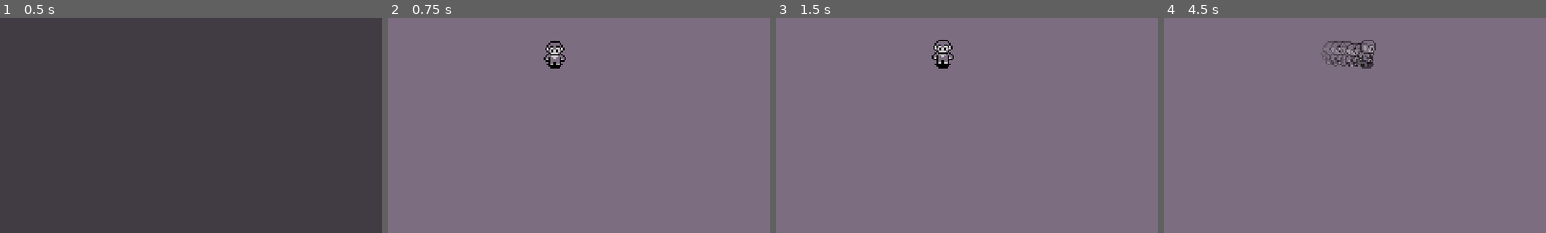
Above: before the commit, frames 1-4 (left to right).
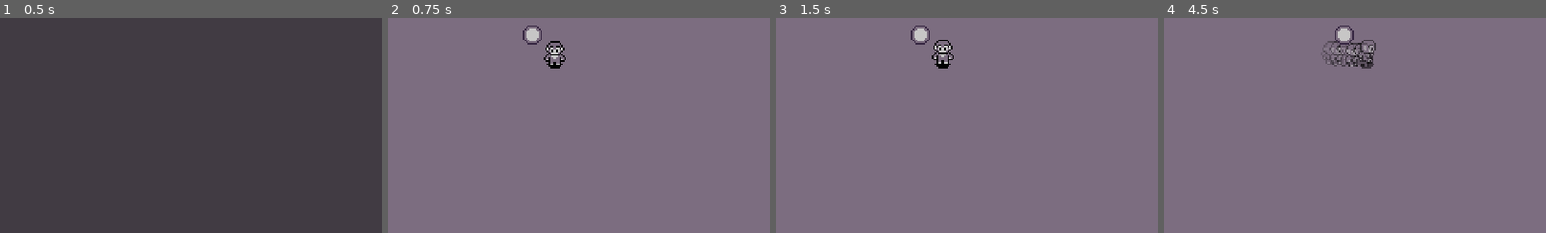
Above: after the commit, the same moments.

Repository: SantiagoBoscan07/Project-Cypher
Game: Godot game, scene res://Scenes/Menu/menu.tscn
Two runs of this game, one before a commit and one after it. Both use one fixed random seed, a clock stepped at 60 frames per second and the inputs below.
Inputs (mouse positions are % of the whole screen's width and height, from its top left):
- Up to frame 1 (0.5 s): no input
- Up to frame 2 (0.75 s): click "Play Game" at 0.5 s
- Up to frame 3 (1.5 s): click "Barrier" at 1.25 s
- Up to frame 4 (4.5 s): click "Clone" at 2 s; click "Projectiles" at 2.75 s; click "Turn Off" at 3.5 s; tap Enter at 4.25 s; move the mouse to (72, 45) at 4.27 s; hold Right (moveRight) from 4.28 s (still down); hold Shift (dash) from 4.28 s (still down); click (72, 45) at 4.42 s
The pictures show only the part of the screen within x 24-74%, y 36-86%; the shares and areas given below are measured in that part.

Frame 1 is identical in both runs. In frame 2, 0.3% of the frame differs, in the area x 35-41%, y 3-13%; in frame 3, 0.3%; in frame 4, 0.3%, in the area x 44-50%, y 3-13%.

Commit message:
Changes
Projectile_spawner: Node2d -> Area2d
Added VisibleONScreenEnabler2d
CollisionShape2d
and Projectile speed timer

Diff:
--- a/project-cypher/Scenes/Player/player.tscn
+++ b/project-cypher/Scenes/Player/player.tscn
@@ -15,6 +15,8 @@
 [ext_resource type="Script" path="res://Scripts/Player/PositionClamp.gd" id="9_86i7t"]
 [ext_resource type="Script" path="res://Scripts/Player/Dash.gd" id="13_531wn"]
 [ext_resource type="Script" path="res://Scripts/Misc/Health.gd" id="13_u21dx"]
+[ext_resource type="Script" path="res://Scenes/Player/projectile_spawner.gd" id="15_cd76y"]
+[ext_resource type="Texture2D" uid="uid://cmc0ct64gxsdx" path="res://Sprites/Player/playerProjectile.png" id="16_4dsn3"]
 
 [sub_resource type="AnimationNodeAnimation" id="AnimationNodeAnimation_tr412"]
 animation = &"IdleAnimations/idleDown"
@@ -172,6 +174,9 @@
 anim_speed_min = 1.0
 anim_speed_max = 1.0
 
+[sub_resource type="RectangleShape2D" id="RectangleShape2D_f515h"]
+size = Vector2(16, 16)
+
 [node name="Player" type="CharacterBody2D"]
 script = ExtResource("1_205wi")
 playerSpeed = 75
@@ -292,7 +297,16 @@
 
 [node name="Barrier" type="Node2D" parent="Components/Power-Ups"]
 
-[node name="ProjectileSpawner" type="Node2D" parent="Components/Power-Ups"]
+[node name="ProjectileSpawner" type="Area2D" parent="Components/Power-Ups"]
+script = ExtResource("15_cd76y")
+
+[node name="Sprite2D" type="Sprite2D" parent="Components/Power-Ups/ProjectileSpawner"]
+texture = ExtResource("16_4dsn3")
+
+[node name="VisibleOnScreenEnabler2D" type="VisibleOnScreenEnabler2D" parent="Components/Power-Ups/ProjectileSpawner"]
+
+[node name="CollisionShape2D" type="CollisionShape2D" parent="Components/Power-Ups/ProjectileSpawner"]
+shape = SubResource("RectangleShape2D_f515h")
 
 [node name="Clones" type="Node2D" parent="Components/Power-Ups"]
 
@@ -308,6 +322,10 @@
 
 [node name="DashDuration" type="Timer" parent="Timer"]
 one_shot = true
+
+[node name="ProjectileSpeed" type="Timer" parent="Timer"]
+wait_time = 0.05
+autostart = true
 
 [node name="Debug" type="Control" parent="."]
 visible = false
--- /dev/null
+++ b/project-cypher/Scenes/Player/projectile_spawner.gd
@@ -0,0 +1,11 @@
+extends Area2D
+
+
+
+func _ready():
+	pass
+
+
+
+func _process(delta):
+	pass
Not shown: 1 places in project-cypher/Scenes/Player/player.tscn that only renumber resources
